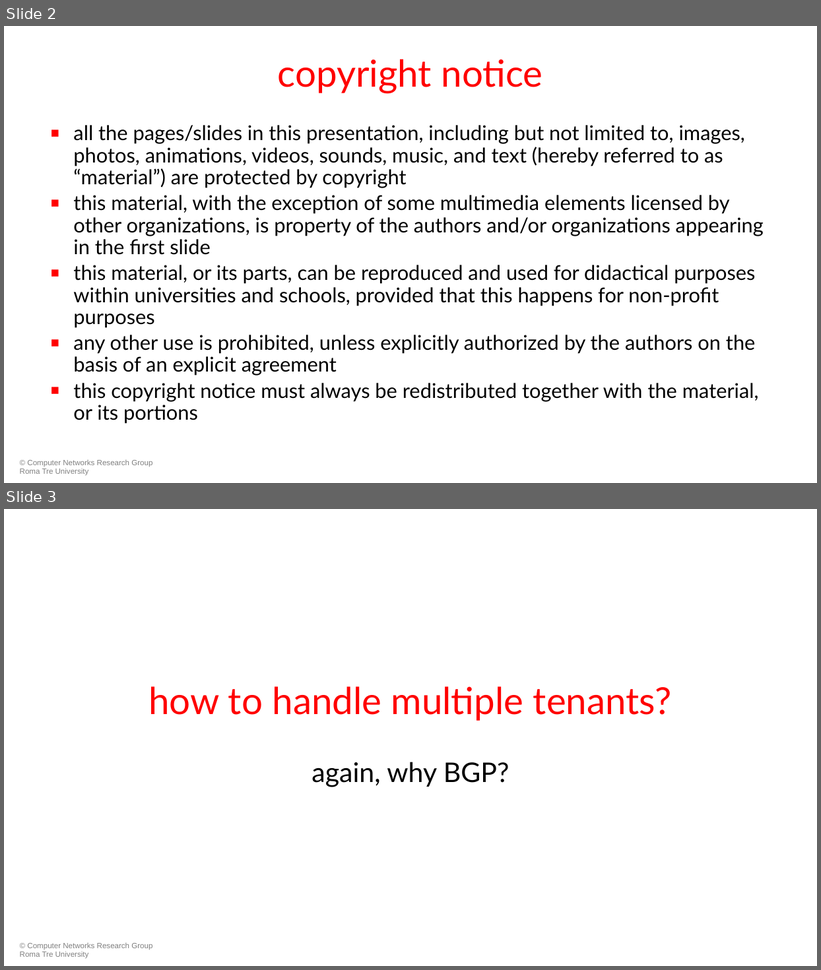
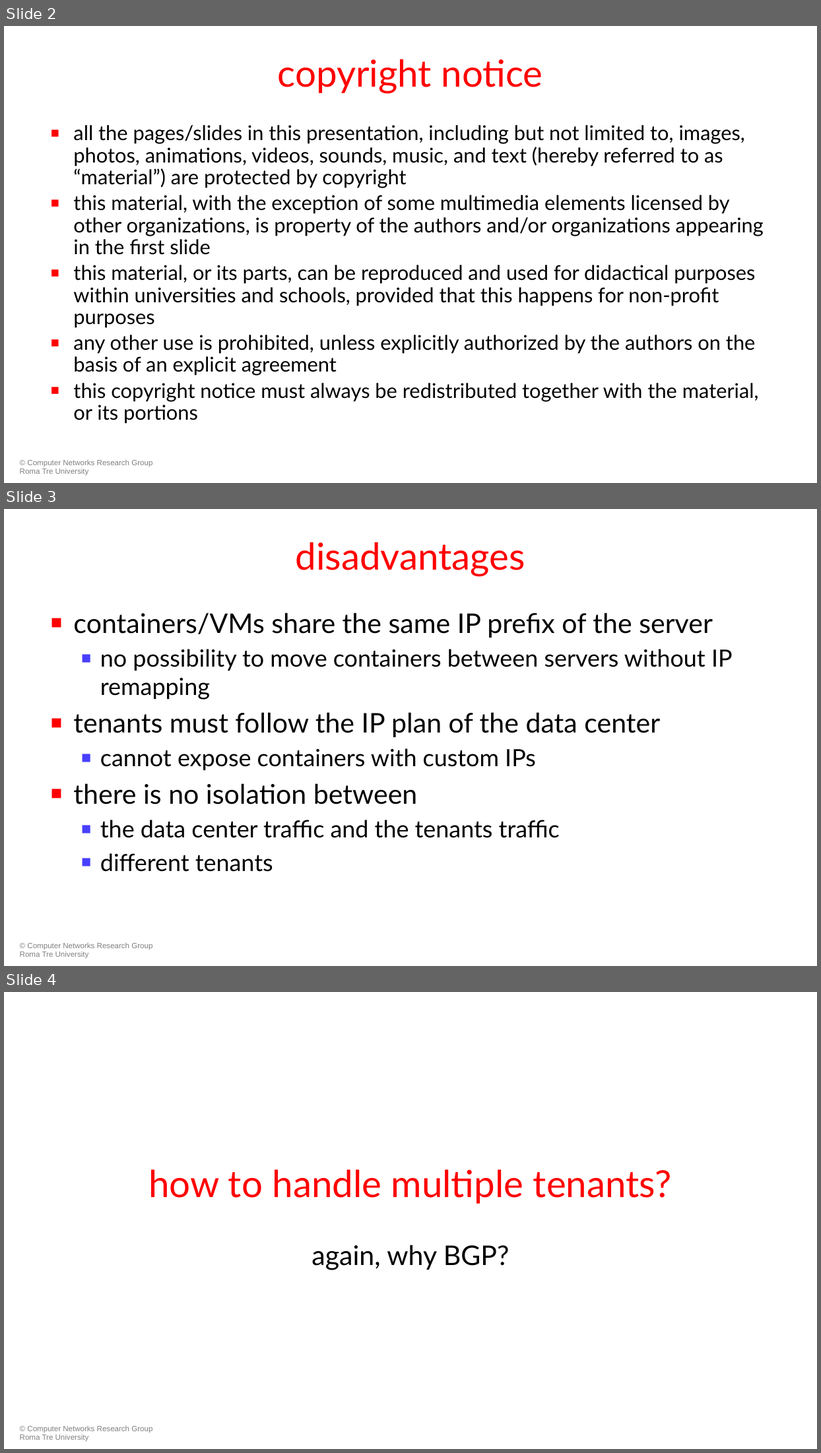
Before and after one commit to KatharaFramework/Kathara-Labs, a slide deck: main-labs/data-center-routing/data-center-vxlan/052-kathara-data_center_vxlan.pptx. Shown one above the other, each under a label of ours: slides 2 and 3 before the commit, slides 2, 3 and 4 after it. The pictures are 821x970 and 821x1453 pixels, drawn with LibreOffice and Linux fonts; fonts in the diff are those of the drawing; background and template pictures are left out. Boxes give left, top, right and bottom in pixels: in the first picture for what was removed or moved away, otherwise in the second. Text is boxed around its words. In the diff, an @@ line names an element or a change of style, - is before the commit and + after.

Commit message:
Small changes to data center VXLAN slides

```diff
--- a/main-labs/data-center-routing/data-center-vxlan/052-kathara-data_center_vxlan.pptx
+++ b/main-labs/data-center-routing/data-center-vxlan/052-kathara-data_center_vxlan.pptx
@@ slide 3 added at box(4, 509, 817, 966), background #FFFFFF; not listed: 1 template element that a slide beside it also shows @@
@@ title added at box(296, 542, 526, 576), 44 pt, text #FF0000 @@
+disadvantages
@@ text added at box(73, 613, 733, 872), 28 pt, text #000000 @@
+■ containers/VMs share the same IP prefix of the server
+  ■ no possibility to move containers between servers without IP remapping
+■ tenants must follow the IP plan of the data center
+  ■ cannot expose containers with custom IPs
+■ there is no isolation between
+  ■ the data center traffic and the tenants traffic
+  ■ different tenants
@@ what was slide 3 is now slide 4 @@
```
Also in this commit, not shown: 1 other file.
